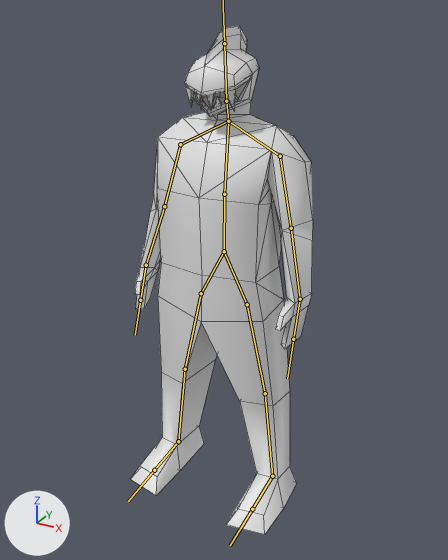
An edit to the FBX model Assets/Models/Entities/FishHead.fbx, drawn before and after from the same camera.
The view is the same before and after, from a 50 mm lens placed at (7.24, -13.17, 12.82), pointed at (0.14, -0.25, 6.37). The lights are fixed; the arrows at lower left show +X, +Y and +Z. Both versions are drawn at frame 11 of the action 'Armature|ArmatureAction'; the numbers are the values there. The bones that bend it are drawn over the model as lines. Mesh edges are drawn as thin lines. Materials are left out; every surface is plain grey.

In view in the first picture: 'FishHead'.
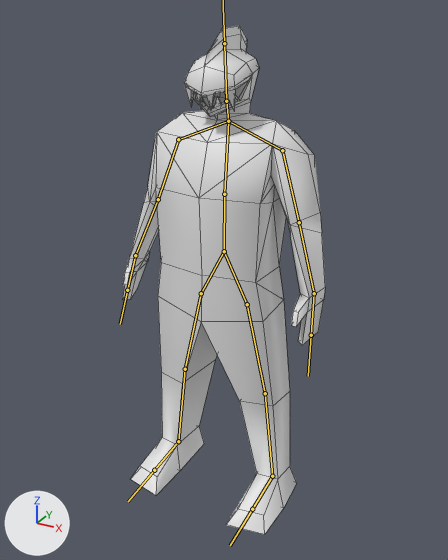
Boxes (x1, y1, x2, y2) around the edits, measured in the pictures (448 x 560 px):
'FishHead', posed (11% wider): before (131, 26, 313, 534); after (123, 26, 325, 534)
bone 'Shoulder_R', root to tip: before (228, 121) to (180, 144); after (228, 121) to (178, 139)
bone 'Shoulder_L', root to tip: before (228, 121) to (280, 156); after (228, 121) to (282, 150)

What changed in the scene script:
```text
Change bone_shoulder_r:
    where bone_shoulder_r = bpy.data.objects['Armature'].pose.bones['Shoulder_R']  # child of 'UpperSpine'
    bone_shoulder_r.rotation_quaternion: (1.0, 0.0, 0.0, 0.0) -> (0.999, 0.044, 0.0, 0.0)  # degrees (0, 0, 0) -> degrees (5, 0, 0)
Change bone_shoulder_l:
    where bone_shoulder_l = bpy.data.objects['Armature'].pose.bones['Shoulder_L']  # child of 'UpperSpine'
    bone_shoulder_l.rotation_quaternion: (1.0, 0.0, 0.0, 0.0) -> (0.999, 0.045, 0.0, 0.0)  # degrees (0, 0, 0) -> degrees (5, 0, 0)
```
